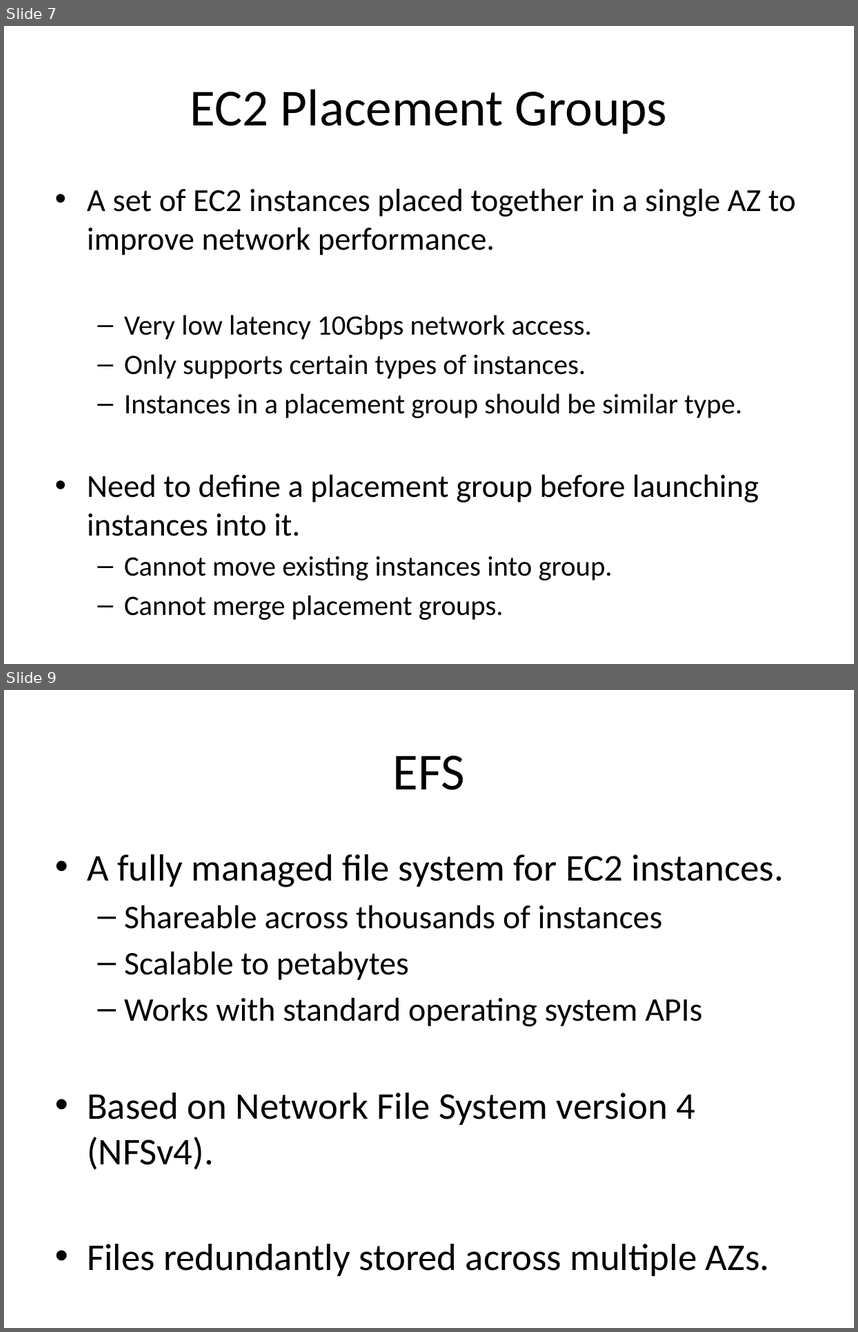
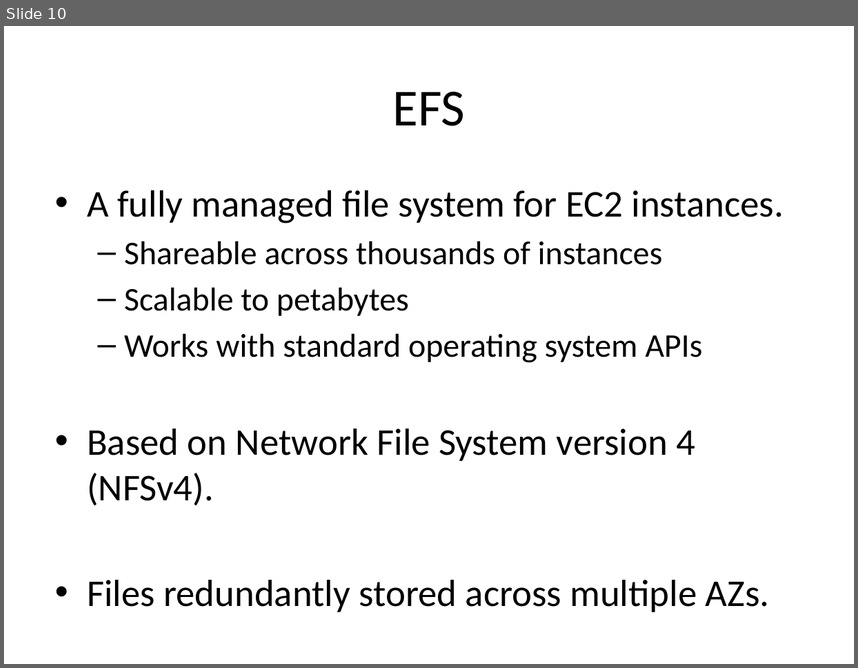
Before and after one commit to jasondbaker/infrastructure-class, a slide deck: lectures/infrastructure-week-4.pptx. Shown one above the other, each under a label of ours: slides 7 and 9 before the commit, slide 10 after it; the slides between them are not shown. The pictures are 858x1332 and 858x668 pixels, drawn with LibreOffice and Linux fonts; fonts in the diff are those of the drawing. Boxes give left, top, right and bottom in pixels: in the first picture for what was removed or moved away, otherwise in the second. Text is boxed around its words. In the diff, an @@ line names an element or a change of style, - is before the commit and + after.

```diff
--- a/lectures/infrastructure-week-4.pptx
+++ b/lectures/infrastructure-week-4.pptx
@@ slide 7 removed at (4, 26, 854, 664), background #FFFFFF @@
@@ title removed at (190, 89, 667, 134) @@
-EC2 Placement Groups
@@ text removed at (87, 188, 796, 619) @@
-• A set of EC2 instances placed together in a single AZ to improve network performance.
-  – Very low latency 10Gbps network access.
-  – Only supports certain types of instances.
-  – Instances in a placement group should be similar type.
-• Need to define a placement group before launching instances into it.
-  – Cannot move existing instances into group.
-  – Cannot merge placement groups.
-• Use-cases: Sharded NoSQL databases, Hadoop
@@ what was slide 9 is now slide 10 @@
```
Also in this commit, not shown: 7 slides changed, 8 slides added.
